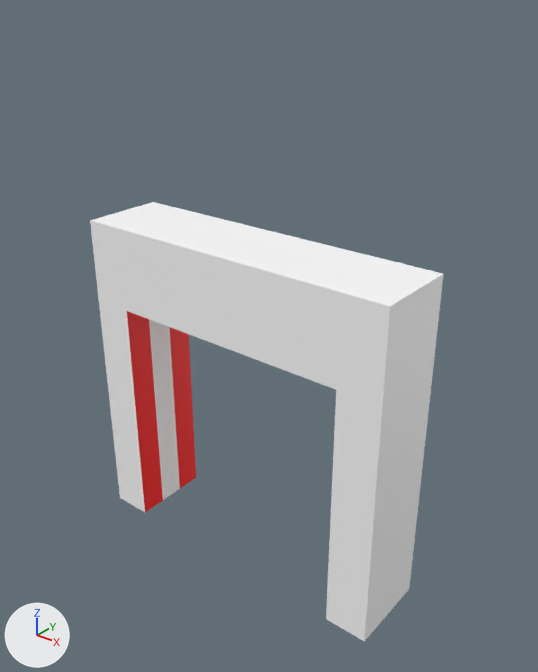
The Blender file Voronomir/Assets/Modelos/Mapa/Portal.blend, before and after one commit.
One viewpoint serves both versions: a 50 mm camera at (4.87, -5.76, 6.58) aimed at (0.18, 0.11, 2.94). The lights are fixed; the arrows at lower left show +X, +Y and +Z.

In view in the first picture: 'Portal'.
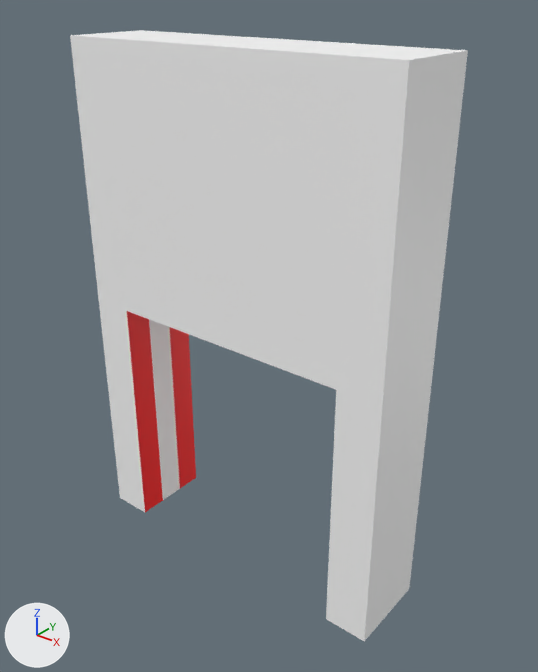
Scene script edits in JSON lines:
```json
{"block": "me_portal", "where": "me_portal.from_pydata(...)  # 32 vertices, 32 faces; spans x -2.0..2.0, y -0.5..0.5, z 0.0..4.0"}
{"block": "me_portal", "where": "# used by ob_portal; location = (0.0, 0.0, 0.0)"}
{"block": "me_portal", "where": "# before: 0 (2.0, 0.5, 4.0) at pixel (443, 273), 2 (2.0, -0.5, 4.0) at pixel (390, 306), 4 (-2.0, 0.5, 4.0) at pixel (153, 202), 6 (-2.0, -0.5, 4.0) at pixel (90, 220), 9 (-1.49, -0.5, 4.0) at pixel (119, 228)"}
{"block": "me_portal", "where": "# before: 11 (-1.49, 0.5, 4.0) at pixel (182, 209), 13 (1.49, -0.5, 4.0) at pixel (340, 292), 15 (1.49, 0.5, 4.0) at pixel (396, 262)"}
{"block": "me_portal", "change": "me_portal part 1"}
{"op": "add", "block": "me_portal", "code": "for i in [0, 2, 4, 6, 9, 11, 13, 15]: me_portal.vertices[i].co += Vector((0.0, 0.0, 2.0))"}
```

Pixel boxes (x1, y1, x2, y2) of what changed, in the pictures (538 x 672 px; the box of a moved part takes in the faces that stretch with it):
```json
{"object": "Portal", "change": "reshaped", "before": [90, 202, 444, 641], "after": [70, 30, 468, 641], "on screen": "12% wider, 39% taller"}
{"part": 1, "of": "me_portal", "change": "moved or reshaped", "before": [90, 202, 444, 309], "after": [70, 30, 468, 309]}
```
